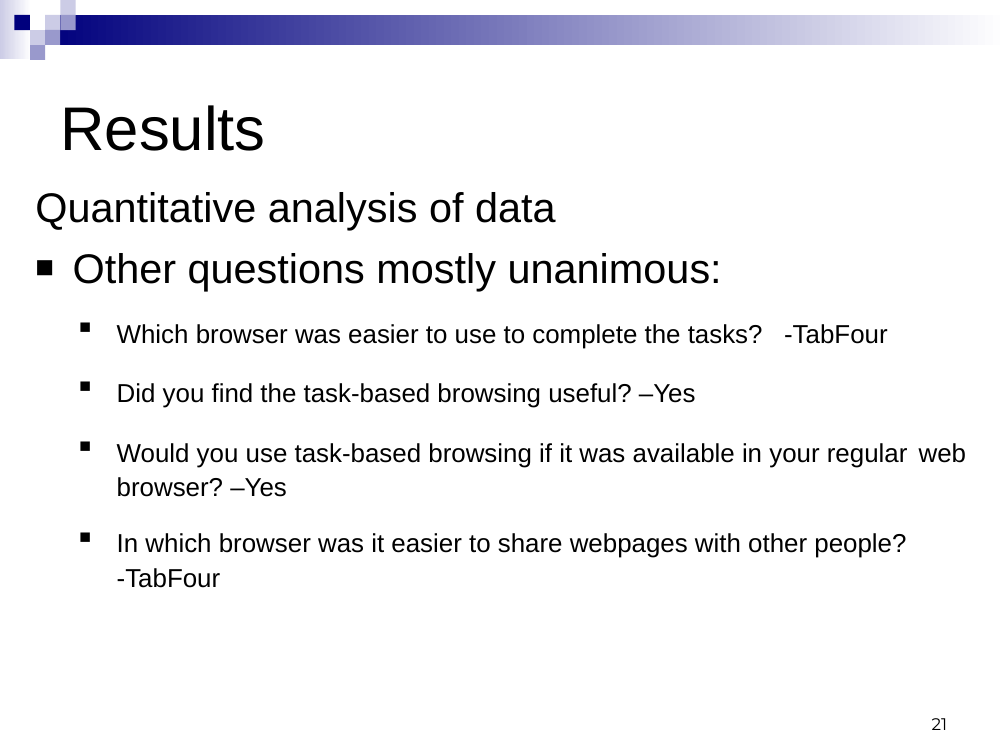
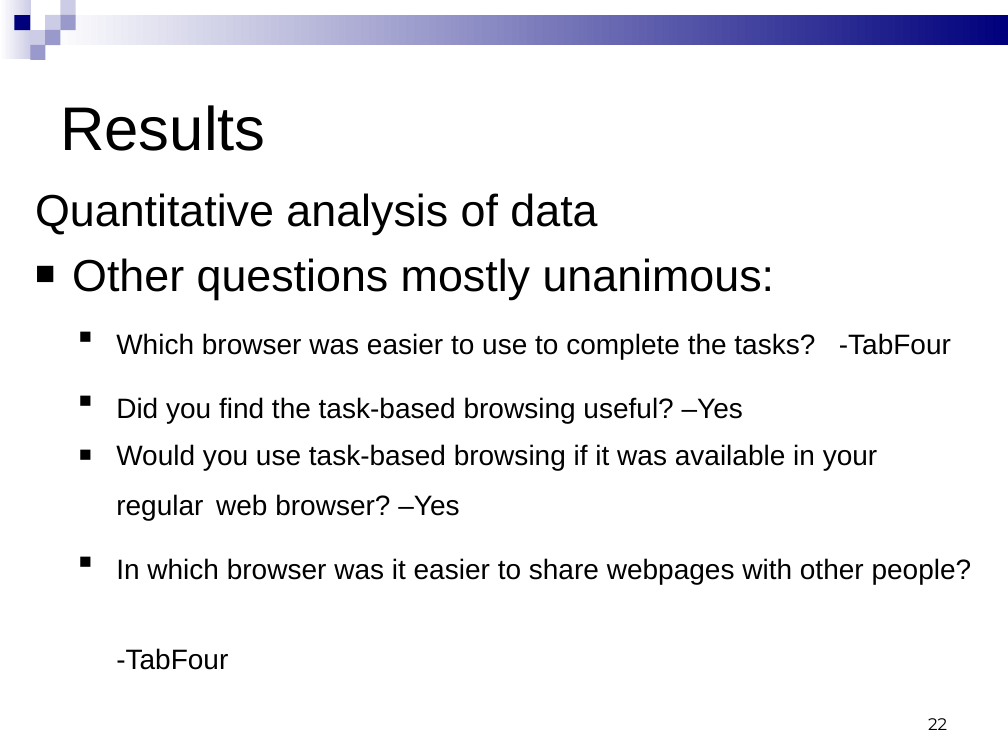
Before and after one commit to yatsek/tabfour, a slide deck: slide 22 of Tab4/doc/544 Phase 3 presentation - new.ppt (slide 21 before the commit). Drawn at 1008x756 pixels with LibreOffice and Linux fonts; fonts in the diff are those of the drawing. Boxes give left, top, right and bottom in pixels: in the first picture for what was removed or moved away, otherwise in the second. Text is boxed around its words. In the diff, an @@ line names an element or a change of style, - is before the commit and + after.

```diff
--- a/Tab4/doc/544 Phase 3 presentation - new.ppt
+++ b/Tab4/doc/544 Phase 3 presentation - new.ppt
@@ rectangle at bbox=[0, 0, 31, 58]: fill gradient #FFFFFF to #CCCCE6 to gradient #CCCCE6 to #FFFFFF @@
@@ rectangle at bbox=[45, 15, 1008, 45]: fill gradient #FFFFFF to #00007D to gradient #00007D to #FFFFFF @@
@@ text "Quantitative analysis of data" at bbox=[35, 193, 972, 584]: size 29.6 to 32 pt in "Quantitative analysis of data", "Other questions mostly unanimous:"; size 18.5 to 20 pt in "Which browser was easier to use to ...", "Did you find the task-based browsing useful? ...", "Would you use task-based browsing if it ...", "In which browser was it easier to ..." @@
@@ page number at bbox=[928, 718, 947, 730]: text changed @@
-21
+22
```
Also in this commit, not shown: 24 other slides changed, 1 slide added.
